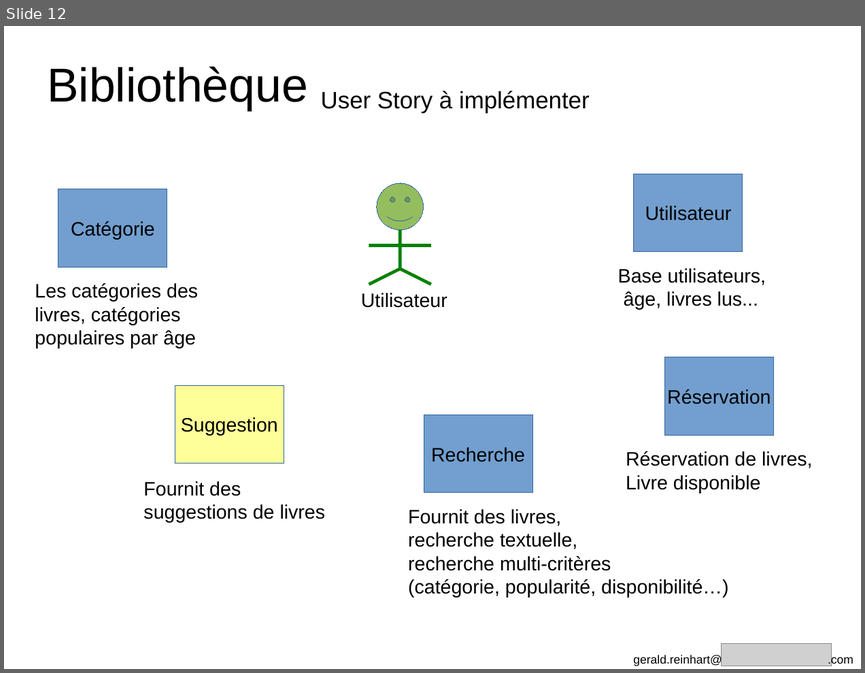
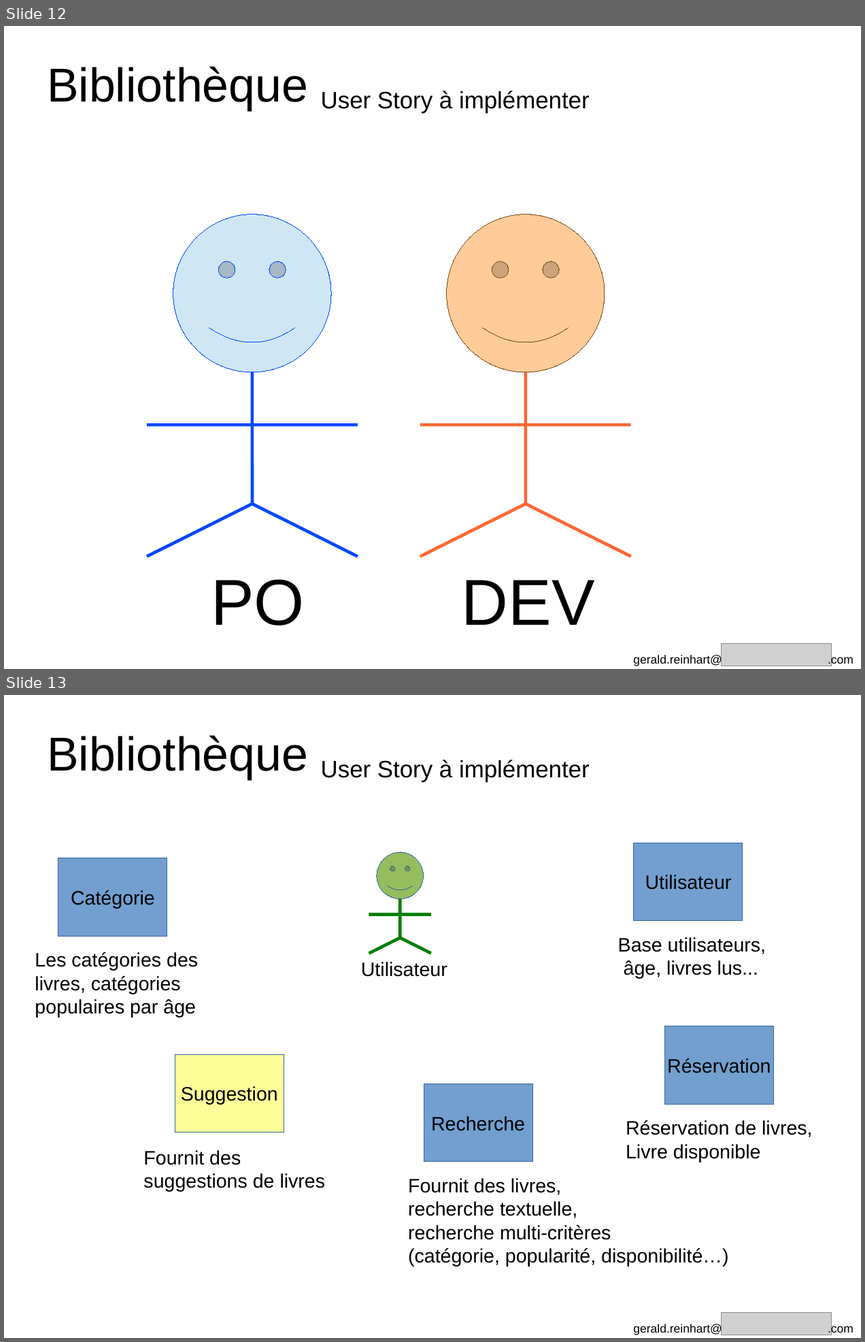
Before and after one commit to GeReinhart/dojo-bdd-library-ws-java, a slide deck: doc/BDD_presentation_agile_grenoble_2016.odp. Shown one above the other, each under a label of ours: slide 12 before the commit, slides 12 and 13 after it. The pictures are 865x673 and 865x1342 pixels, drawn with LibreOffice and Linux fonts; fonts in the diff are those of the drawing; grey boxes stand for pictures. Boxes give left, top, right and bottom in pixels: in the first picture for what was removed or moved away, otherwise in the second. Text is boxed around its words. In the diff, an @@ line names an element or a change of style, - is before the commit and + after.

Commit message:
add po dev slide

```diff
--- a/doc/BDD_presentation_agile_grenoble_2016.odp
+++ b/doc/BDD_presentation_agile_grenoble_2016.odp
@@ slide 12 added at bbox=[4, 26, 861, 669], background #FFFFFF @@
@@ text added at bbox=[47, 66, 308, 110], 44 pt, text #000000 @@
+Bibliothèque
@@ text added at bbox=[321, 91, 589, 113], 22 pt, text #000000 @@
+User Story à implémenter
@@ group added at bbox=[147, 214, 358, 625]: 4 lines, 1 smiley face, 1 text @@
+PO
@@ group added at bbox=[420, 214, 631, 624]: 4 lines, 1 smiley face, 1 text @@
+DEV
@@ text added at bbox=[633, 654, 853, 666], 11 pt, text #000000 @@
+gerald.reinhart@ .com
@@ picture added at bbox=[721, 643, 832, 666] @@
@@ what was slide 12 is now slide 13 @@
```
Also in this commit, not shown: 1 other file.
